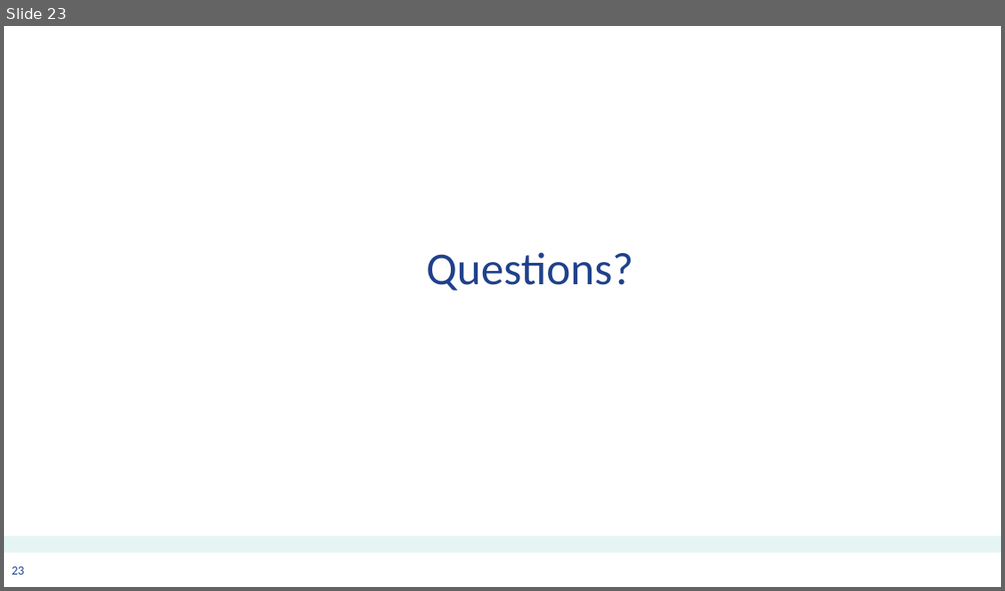
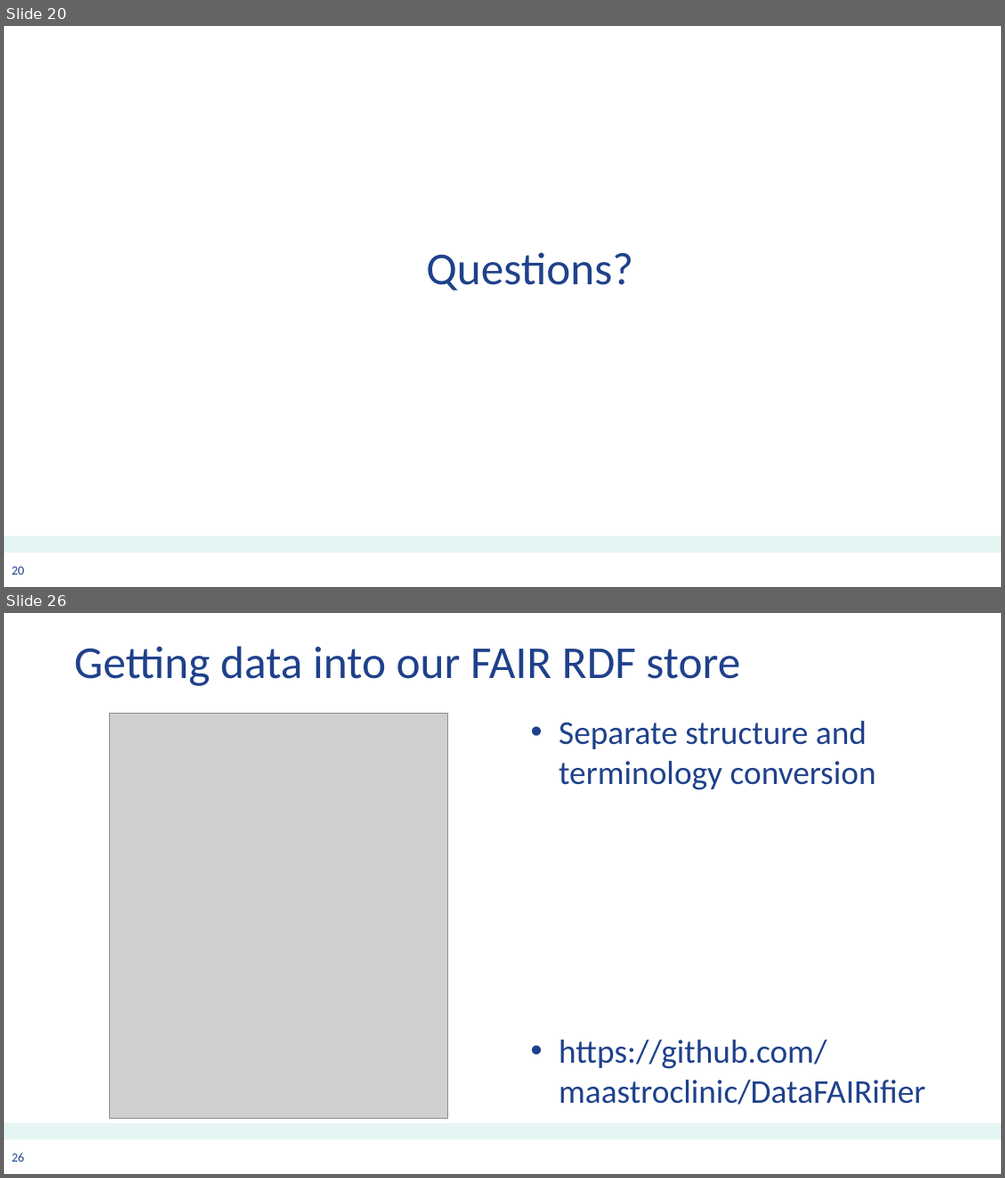
Before and after one commit to jvsoest/PHT_on_FHIR_demo, a slide deck: 20181108_PHT_Intro_AC.pptx. Shown one above the other, each under a label of ours: slide 23 before the commit, slides 20 and 26 after it; the slides between them are not shown. The pictures are 1005x591 and 1005x1178 pixels, drawn with LibreOffice and Linux fonts; fonts in the diff are those of the drawing; grey boxes stand for pictures; background and template pictures are left out. Boxes give left, top, right and bottom in pixels: in the first picture for what was removed or moved away, otherwise in the second. Text is boxed around its words. In the diff, an @@ line names an element or a change of style, - is before the commit and + after.

```diff
--- a/20181108_PHT_Intro_AC.pptx
+++ b/20181108_PHT_Intro_AC.pptx
@@ slide 26 added at [4, 613, 1001, 1174], background #FFFFFF; not listed: 2 template elements that a slide beside it also shows @@
@@ title added at [74, 646, 740, 686], 44 pt, text #1F418B @@
+Getting data into our FAIR RDF store
@@ picture added at [109, 713, 447, 1118] @@
@@ text added at [558, 721, 925, 1104], 32 pt, text #1F418B @@
+• Separate structure and terminology conversion
+• https://github.com/maastroclinic/DataFAIRifier
@@ what was slide 23 is now slide 20 @@
@@ page number at [12, 566, 24, 574]: text changed @@
-23
+20
```
Also in this commit, not shown: 23 other slides added, 10 slides removed.
